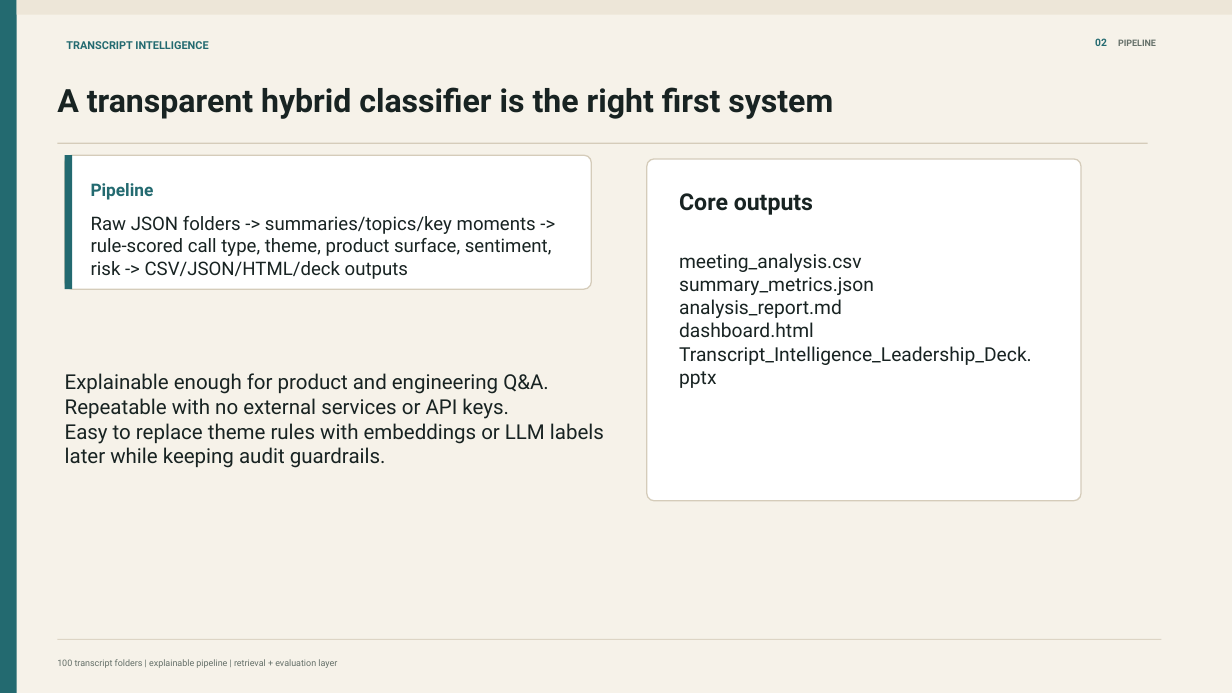
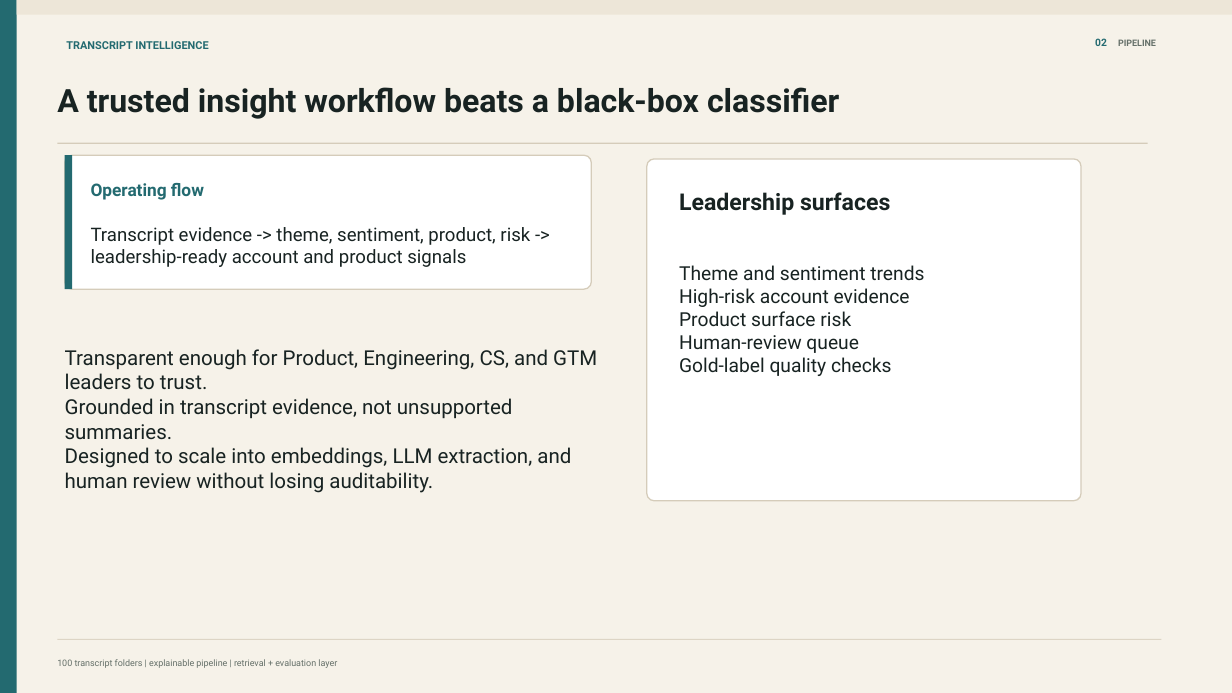
Before and after one commit to gsrikaveri123/transcript-intelligence, a slide deck: slide 3 of interview-assignment/deliverables/Transcript_Intelligence_Leadership_Deck.pptx. Drawn at 1232x693 pixels with LibreOffice and Linux fonts; fonts in the diff are those of the drawing. Boxes give left, top, right and bottom in pixels: in the first picture for what was removed or moved away, otherwise in the second. Text is boxed around its words. In the diff, an @@ line names an element or a change of style, - is before the commit and + after.

Commit message:
Make leadership deck stakeholder-ready

```diff
--- a/interview-assignment/deliverables/Transcript_Intelligence_Leadership_Deck.pptx
+++ b/interview-assignment/deliverables/Transcript_Intelligence_Leadership_Deck.pptx
@@ text at [57,87,839,119]: text changed @@
-A transparent hybrid classifier is the right first system
+A trusted insight workflow beats a black-box classifier
@@ text at [91,183,204,200]: text changed @@
-Pipeline
+Operating flow
@@ text at [679,192,890,215]: text changed @@
-Core outputs
+Leadership surfaces
@@ text at [91,227,530,267]: text changed @@
-Raw JSON folders -> summaries/topics/key moments -> rule-scored call type, theme, product surface, sentiment, risk -> CSV/JSON/HTML/deck outputs
+Transcript evidence -> theme, sentiment, product, risk -> leadership-ready account and product signals
@@ text at [679,265,924,376]: text changed @@
-meeting_analysis.csv
-summary_metrics.json
-analysis_report.md
-dashboard.html
-Transcript_Intelligence_Leadership_Deck.pptx
+Theme and sentiment trends
+High-risk account evidence
+Product surface risk
+Human-review queue
+Gold-label quality checks
@@ text at [65,349,597,493]: text changed @@
-Explainable enough for product and engineering Q&A.
-Repeatable with no external services or API keys.
-Easy to replace theme rules with embeddings or LLM labels later while keeping audit guardrails.
+Transparent enough for Product, Engineering, CS, and GTM leaders to trust.
+Grounded in transcript evidence, not unsupported summaries.
+Designed to scale into embeddings, LLM extraction, and human review without losing auditability.
```
Also in this commit, not shown: 6 other slides changed, 1 other file.
